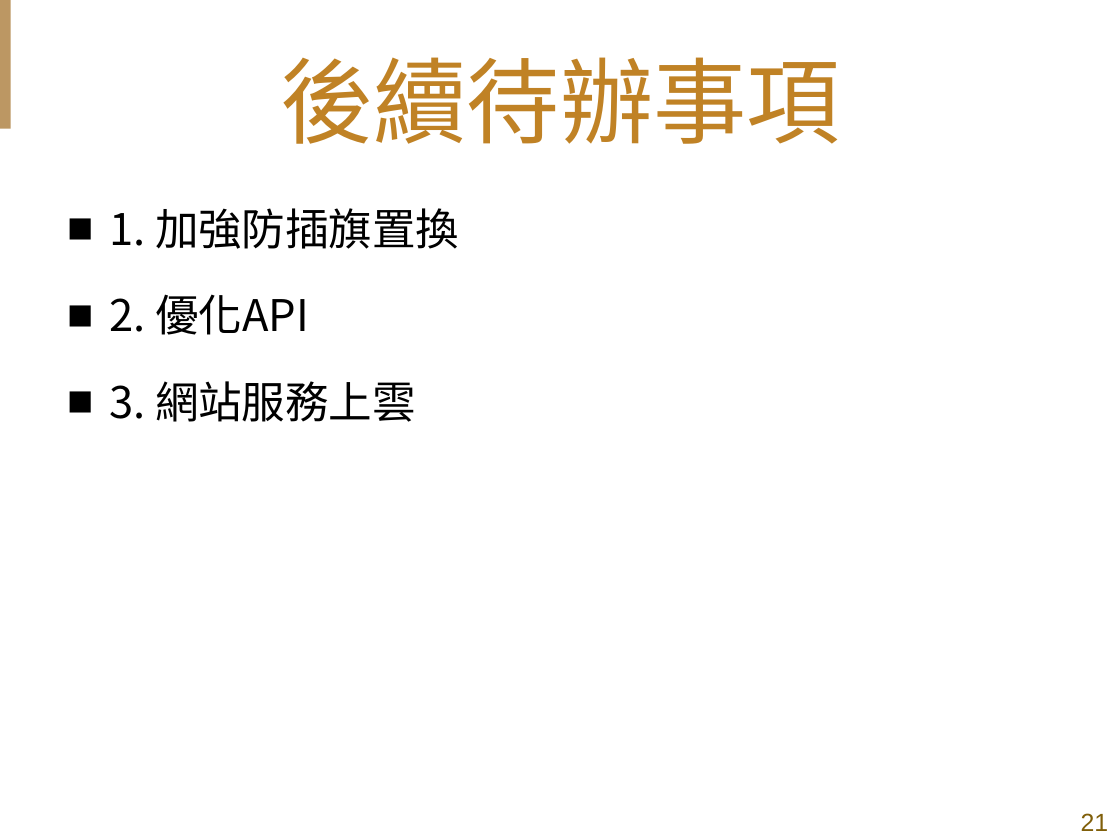
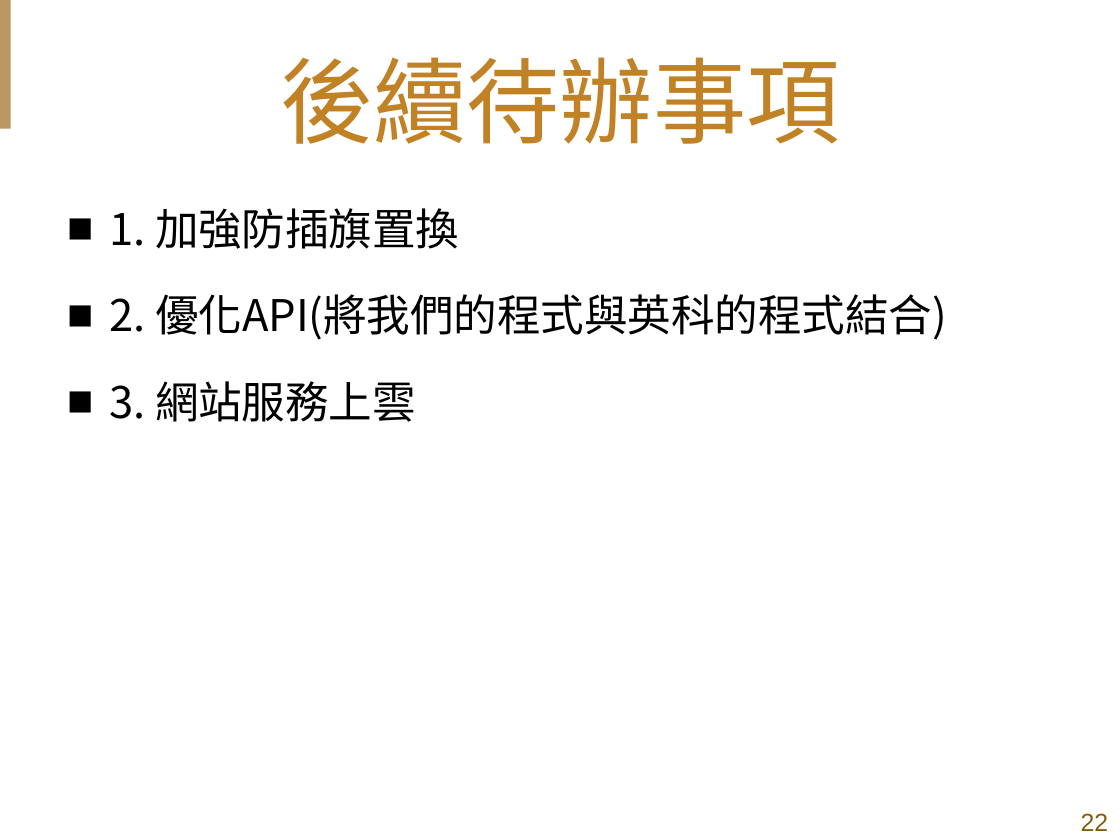
Before and after one commit to shih33/java_atguigu, a slide deck: slide 22 of 期末報告/期末簡報_施詠舜.pptx (slide 21 before the commit). Drawn at 1120x840 pixels with LibreOffice and Linux fonts; fonts in the diff are those of the drawing; background and template pictures are left out. Boxes give left, top, right and bottom in pixels: in the first picture for what was removed or moved away, otherwise in the second. Text is boxed around its words. In the diff, an @@ line names an element or a change of style, - is before the commit and + after.

```diff
--- a/期末報告/期末簡報_施詠舜.pptx
+++ b/期末報告/期末簡報_施詠舜.pptx
@@ text at (109,294,947,340): text changed @@
-■ 2. 優化API
+■ 2. 優化API(將我們的程式與英科的程式結合)
@@ page number at (1081,813,1109,831): text changed @@
-21
+22
```
Also in this commit, not shown: 10 other slides changed, 2 slides added, 1 other file.
